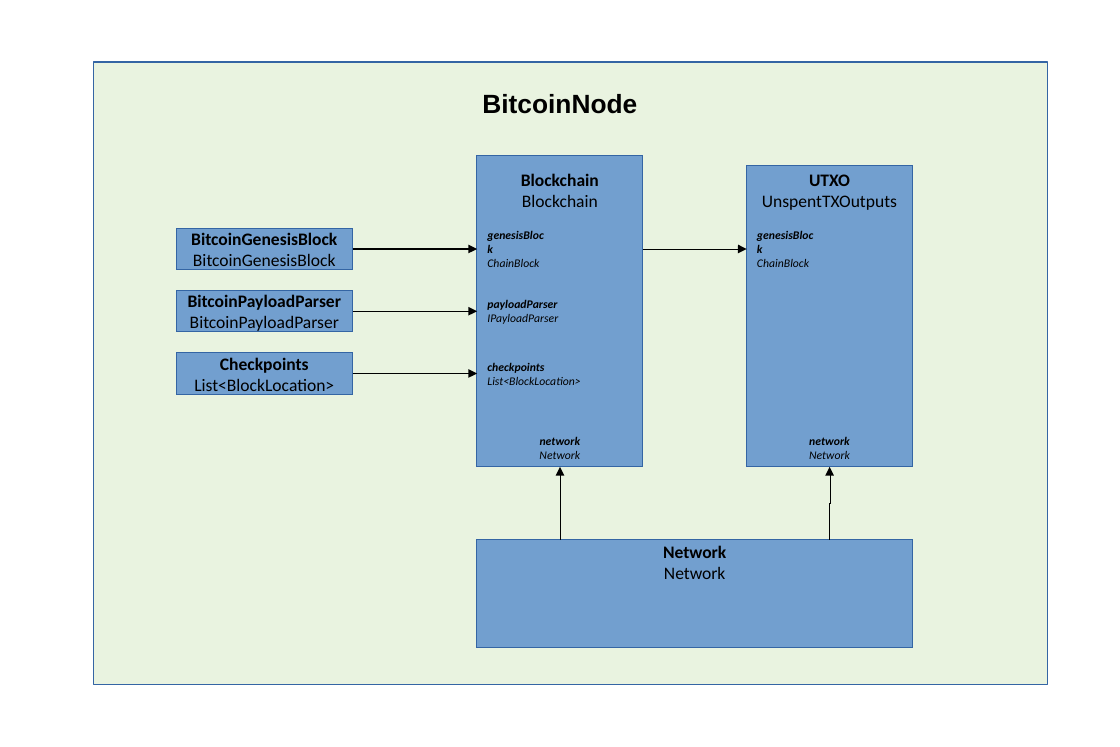
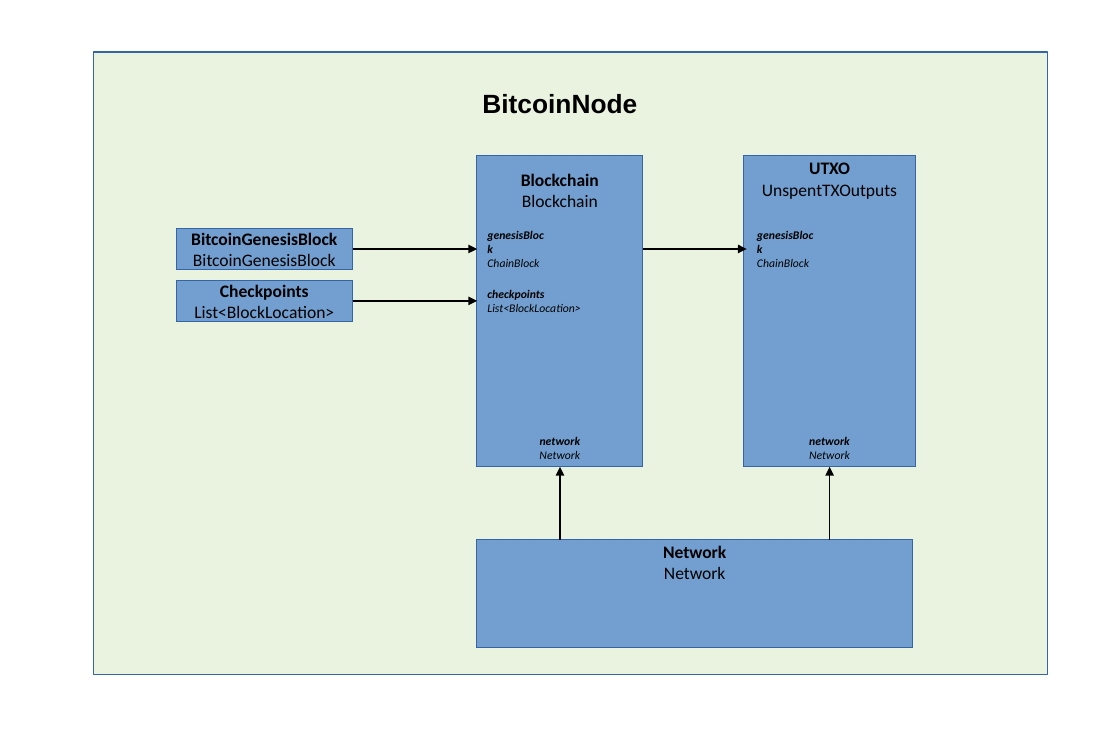
Before and after one commit to BusinessChain/BToken, a slide deck: slide 1 of Doc/BitcoinNode.odp. Drawn at 1120x747 pixels with LibreOffice and Linux fonts; fonts in the diff are those of the drawing. Boxes give left, top, right and bottom in pixels: in the first picture for what was removed or moved away, otherwise in the second. Text is boxed around its words. In the diff, an @@ line names an element or a change of style, - is before the commit and + after.

Commit message:
Moved BlockArchiver out of Blockchain into Bitcoin Domain

```diff
--- a/Doc/BitcoinNode.odp
+++ b/Doc/BitcoinNode.odp
@@ text "UTXO": place and size @@
-text "UTXO" at [762, 174, 897, 210]
+text "UTXO" at [762, 162, 897, 199]
@@ rectangle: place and size @@
-rectangle at [747, 165, 912, 466]
+rectangle at [744, 156, 916, 467]
@@ elbow arrow (643, 249) - (747, 249): stroke #000000 0 pt to #000000 0.99 pt @@
@@ text "Checkpoints": place and size @@
-text "Checkpoints" at [194, 357, 334, 395]
+text "Checkpoints" at [194, 284, 334, 323]
@@ text removed at [188, 294, 342, 333] @@
-BitcoinPayloadParser
-BitcoinPayloadParser
@@ text "checkpoints": place and size @@
-text "checkpoints" at [487, 362, 580, 385]
+text "checkpoints" at [487, 289, 580, 312]
@@ text removed at [487, 299, 558, 324] @@
-payloadParser
-IPayloadParser
@@ 2 rectangles, 1 elbow arrow: place and size @@
-2 rectangles, 1 elbow arrow at [94, 62, 1048, 685]
+2 rectangles, 1 elbow arrow at [94, 52, 1048, 674]
@@ elbow arrow (353, 300) - (477, 300): stroke #000000 0 pt to #000000 0.99 pt @@
@@ rectangle removed at [176, 353, 352, 394] @@
@@ elbow arrow removed from (353, 373) to (477, 373) @@
```
Also in this commit, not shown: 1 slide added, 23 other files.
